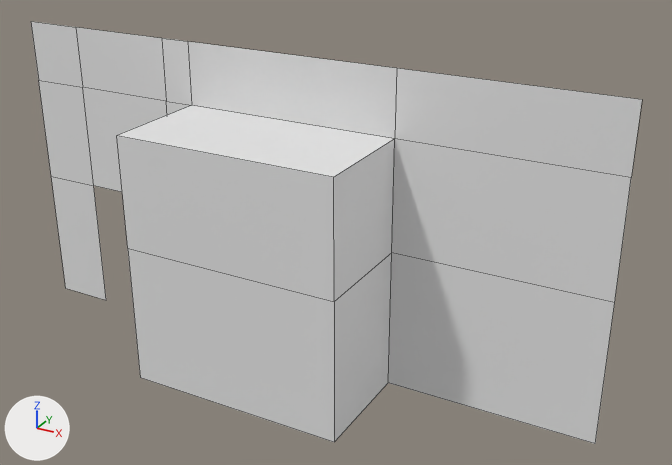
The FBX model Kits/SM_Offeringareabackwall_a.fbx: old version first, new version second.
One viewpoint serves both versions: a camera (50 mm lens) standing at (2.03, -11.3, 8.03) and looking at (-4.01, -0.31, 2.53). The lights are fixed; the arrows at lower left show +X, +Y and +Z. The picture after the commit comes second. Mesh edges are drawn as thin lines.

The first picture shows 'Offeringareabackwall_a'.
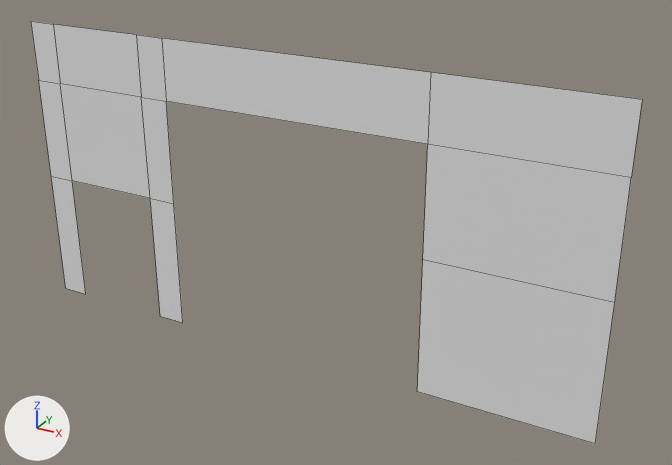
Where the change shows, as pixel boxes [x1, y1, x2, y2] in the pictures (672 x 465 px):
part 1 of me_cube_549, cut back: before [50, 24, 477, 442]; after [50, 24, 477, 409]

Patch to the scene script:
```diff
--- a/Kits/SM_Offeringareabackwall_a.fbx.py
+++ b/Kits/SM_Offeringareabackwall_a.fbx.py
@@ me_cube_549 @@
 # used by ob_offeringareabackwall_a; location = (0.0, 0.0, 0.0)
-me_cube_549.from_pydata(...)  # 30 vertices, 20 faces; spans x -10.0..0.0, y -1.75..0.0, z 0.0..5.0
+me_cube_549.from_pydata(...)  # 24 vertices, 12 faces; spans x -10.0..0.0, y 0.0, z 0.0..5.0
+# me_cube_549 part 1
+# 15 vertices are removed from x -9.0..-3.25, y -1.75..0.0, z 0.0..5.0
+# 20 faces are deleted
+# 3 vertices move from x -9.0..-6.75, y 0.0, z 0.0..5.0 to x -9.5..-7.75, y 0.0, z 0.0..5.0
+# 9 vertices are added at x -9.5..-2.75, y 0.0, z 0.0..5.0
+# 12 new faces join them
```
